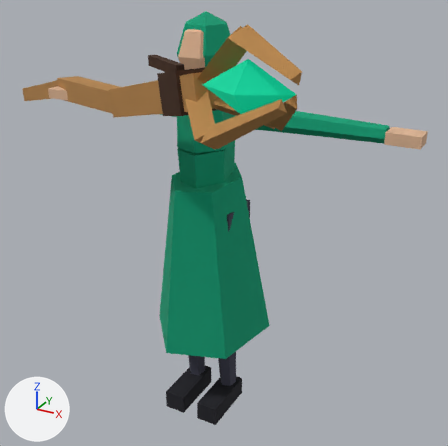
Two versions of the glTF model packages/client/public/models/curandeiro.glb, one commit apart.
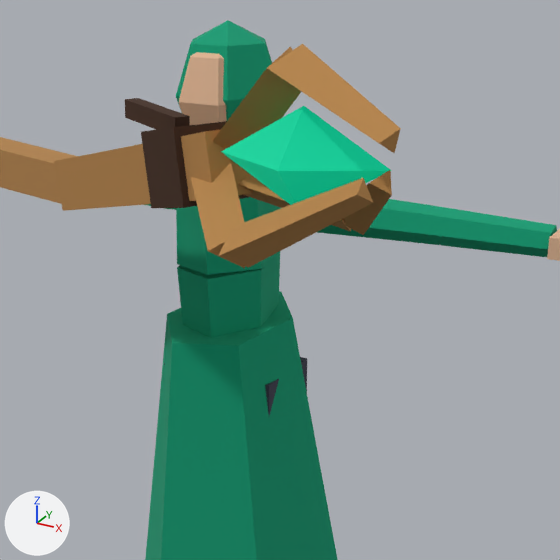
Old and new are each drawn whole from a 50 mm camera at (1.231, -2.09, 1.975) aimed at (0.067, 0.026, 0.917) and again close up on the part from 18% to 87% of the width and 0% to 70% of the height. Every picture has the same lights, and +X, +Y and +Z are marked at lower left. The older version's two pictures come first. Vertices at exactly the same position are counted once.

Objects in the first close-up: 'curandeiro.001'.
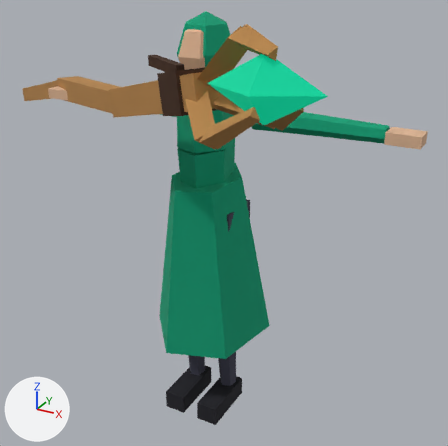
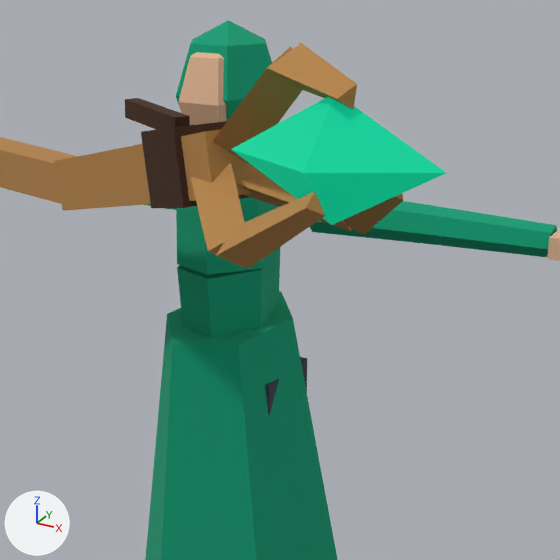
Where the change shows, as pixel boxes [x1, y1, x2, y2] in the close-ups (560 x 560 px; the box of a moved part takes in the faces that stretch with it):
part 1 of me_curandeiro, moved or reshaped: before [221, 106, 392, 205]; after [231, 97, 446, 225]
part 2 of me_curandeiro, moved or reshaped: before [267, 44, 401, 153]; after [267, 43, 357, 110]
part 3 of me_curandeiro, moved or reshaped (not visible before): after [267, 68, 350, 108]
part 4 of me_curandeiro, moved or reshaped: before [218, 178, 373, 267]; after [216, 192, 325, 267]
part 5 of me_curandeiro, moved or reshaped: before [343, 170, 392, 235]; after [344, 194, 403, 235]

The change, as a list of edits to the scene's bpy script:
```text
Change me_curandeiro:
    used by ob_curandeiro_001; location = (0.0, 0.0, 0.0)
    remove me_curandeiro.from_pydata(...)  # 308 vertices, 480 faces; spans x -1.36..0.84, y -0.72..0.41, z 0.01..1.8
    add me_curandeiro.from_pydata(...)  # 308 vertices, 480 faces; spans x -1.36..0.84, y -0.74..0.41, z 0.01..1.8
    me_curandeiro part 1: the loose piece of 6 vertices spanning x 0.34..0.62, y -0.67..-0.51, z 1.55..1.71 is scaled about its middle by (1.2, 1.18, 1.18), then moved by (0.07, -0.04, 0.01)
    me_curandeiro part 2: the 1 vertex in x 0.67, y -0.68, z 1.71 is moved by (-0.09, 0.05, 0.05)
    me_curandeiro part 3: all 2 vertices in x 0.65..0.66, y -0.7..-0.67, z 1.67..1.69 are moved by (-0.08, 0.04, 0.05)
    me_curandeiro part 4: all 3 vertices in x 0.62..0.64, y -0.72..-0.69, z 1.61..1.64 are moved by (-0.07, -0.01, -0.02)
    me_curandeiro part 5: all 3 vertices in x 0.61..0.64, y -0.65..-0.63, z 1.61..1.64 are moved by (0.0, 0.05, -0.02)
```
